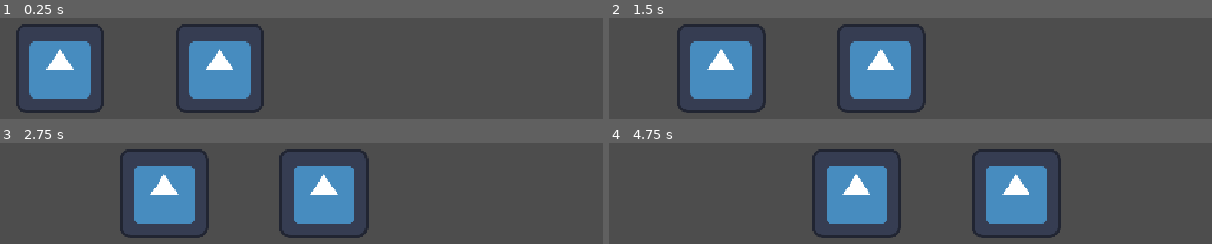
Above: before the commit, frames 1-4 (two rows, left to right).
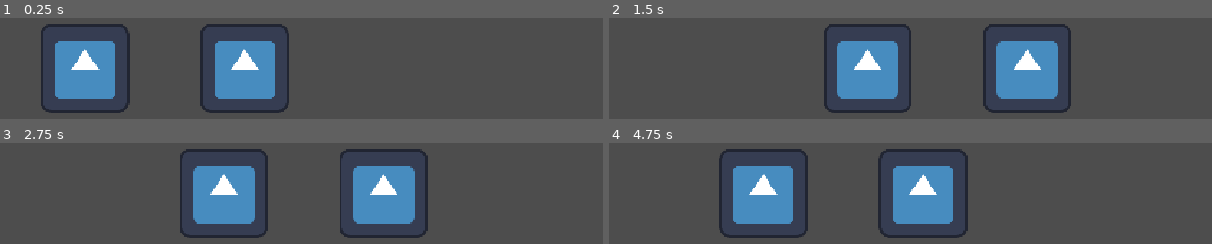
Above: after the commit, the same moments.

Repository: Matheust1/jogo-final-fsi
Game: Godot game, scene res://scenes/node_2d.tscn
Two runs of this game, one before a commit and one after it. Both use one fixed random seed, a clock stepped at 60 frames per second and the inputs below. The engine's default icon, where the game draws it, is replaced by a stand-in: a white triangle on a blue panel in a dark square.
Inputs:
- Up to frame 1 (0.25 s): no input
- Up to frame 2 (1.5 s): no input
- Up to frame 3 (2.75 s): no input
- Up to frame 4 (4.75 s): no input

The runs differ from the first frame. In frame 1, 14% of the frame differs, in the area x 2-48%, y 5-95%; in frame 2, 20%; in frame 3, 27%; in frame 4, 28%, in the area x 18-75%, y 5-95%.

Commit message:
refactor: aplicação do delta na função de movimento

Diff:
--- a/eu-sou-a-lenda/scripts/teste.gd
+++ b/eu-sou-a-lenda/scripts/teste.gd
@@ -1,8 +1,8 @@
 extends Node2D
 
 var i = 1
-var posIndo = 0
-var posVoltando = 500
+var vel = 200
+var direction = 1
 
 # Called when the node enters the scene tree for the first time.
 func _ready() -> void:
@@ -14,13 +14,10 @@
 	print(i);
 	i += 1
 
-	if (posIndo >= 500):
-		position.x = posVoltando
-		posVoltando -= 1
+	position.x += (vel * delta * direction)
 
-		if (posVoltando == 0):
-			posIndo = 0
-			posVoltando = 500
-	else:
-		position.x = posIndo
-		posIndo += 1
+	if (position.x >= 400):
+		direction = -1
+
+	elif (position.x <= 0):
+		direction = 1
